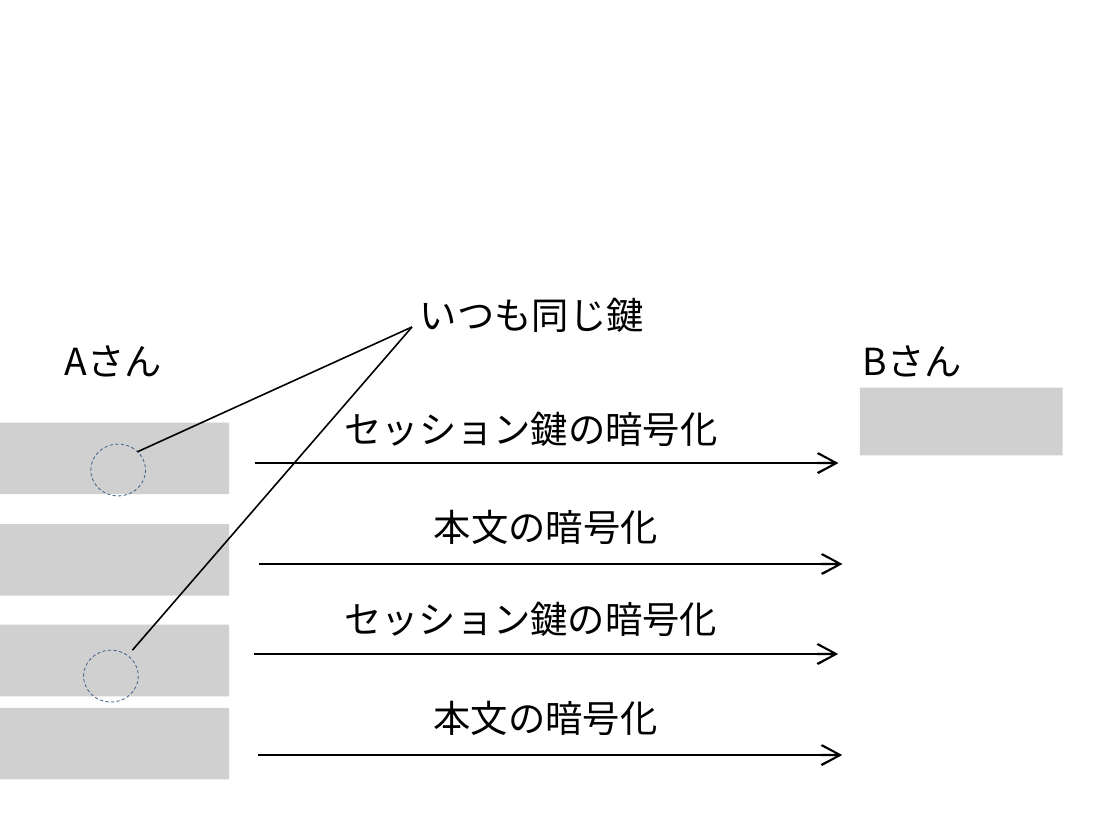
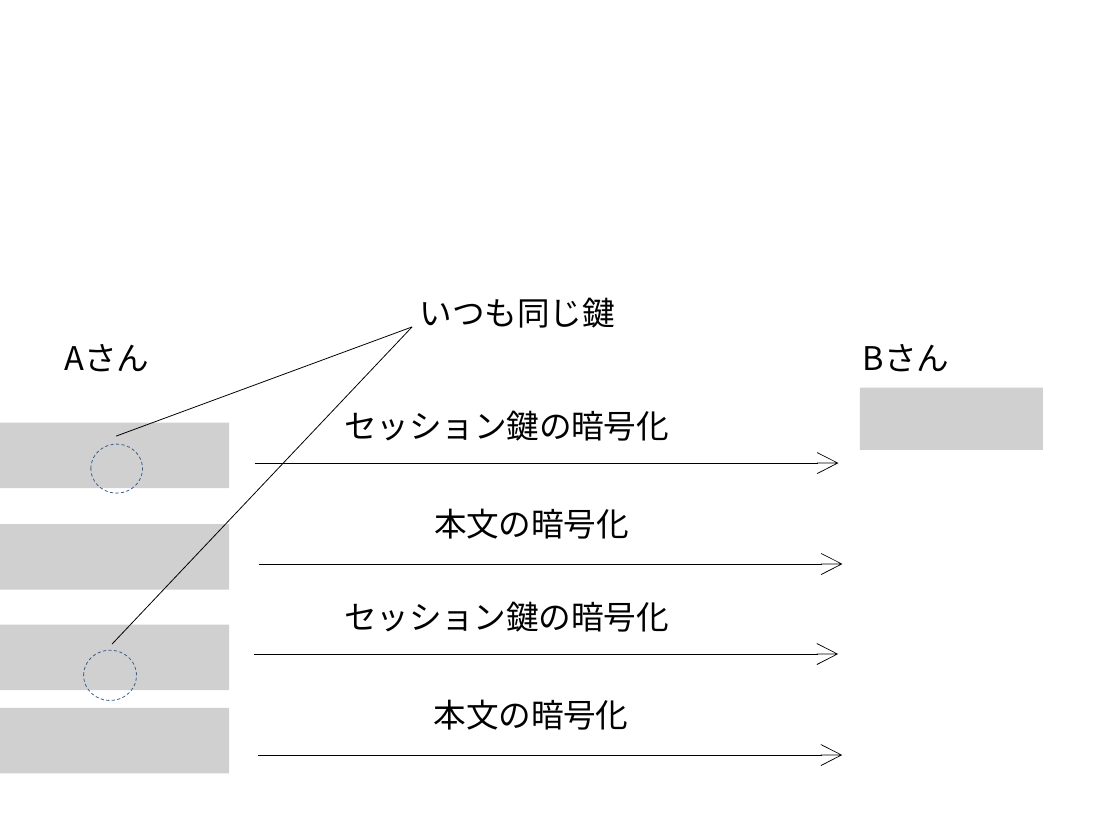
Before and after one commit to herumi/ango-src, a slide deck: slide 1 of img/no-pfs.pptx. Drawn at 1120x840 pixels with LibreOffice and Linux fonts; fonts in the diff are those of the drawing; grey boxes stand for pictures. Boxes give left, top, right and bottom in pixels: in the first picture for what was removed or moved away, otherwise in the second. Text is boxed around its words. In the diff, an @@ line names an element or a change of style, - is before the commit and + after.

```diff
--- a/img/no-pfs.pptx
+++ b/img/no-pfs.pptx
@@ line moved from (132, 650) - (412, 327) to (112, 645) - (412, 327) @@
@@ line (112, 645) - (412, 327): stroke #000000 0.5 pt to #000000 0.25 pt @@
@@ line moved from (137, 452) - (412, 327) to (116, 437) - (412, 327) @@
@@ line (116, 437) - (412, 327): stroke #000000 0.5 pt to #000000 0.25 pt @@
@@ picture: place and size @@
-picture at [860,388,1064,455]
+picture at [860,388,1044,450]
@@ size 12 to 10.5 pt in 7 elements at [863,344,949,372], [64,344,149,372], [434,508,629,539], [420,297,615,328], [434,699,629,730], [344,601,668,632], [345,410,669,441] @@
@@ picture: place and size @@
-picture at [0,423,228,495]
+picture at [0,423,228,488]
@@ arrow (255, 464) - (838, 464): stroke #000000 0.75 pt to #000000 0.25 pt @@
@@ picture: place and size @@
-picture at [0,524,228,596]
+picture at [0,524,228,589]
@@ arrow (258, 564) - (842, 564): stroke #000000 0.75 pt to #000000 0.25 pt @@
@@ picture: place and size @@
-picture at [0,625,228,697]
+picture at [0,625,228,690]
@@ arrow (255, 654) - (838, 654): stroke #000000 0.75 pt to #000000 0.25 pt @@
@@ picture: place and size @@
-picture at [0,708,228,780]
+picture at [0,708,228,773]
@@ arrow (258, 755) - (842, 755): stroke #000000 0.75 pt to #000000 0.25 pt @@
```
Also in this commit, not shown: 1 other file.
